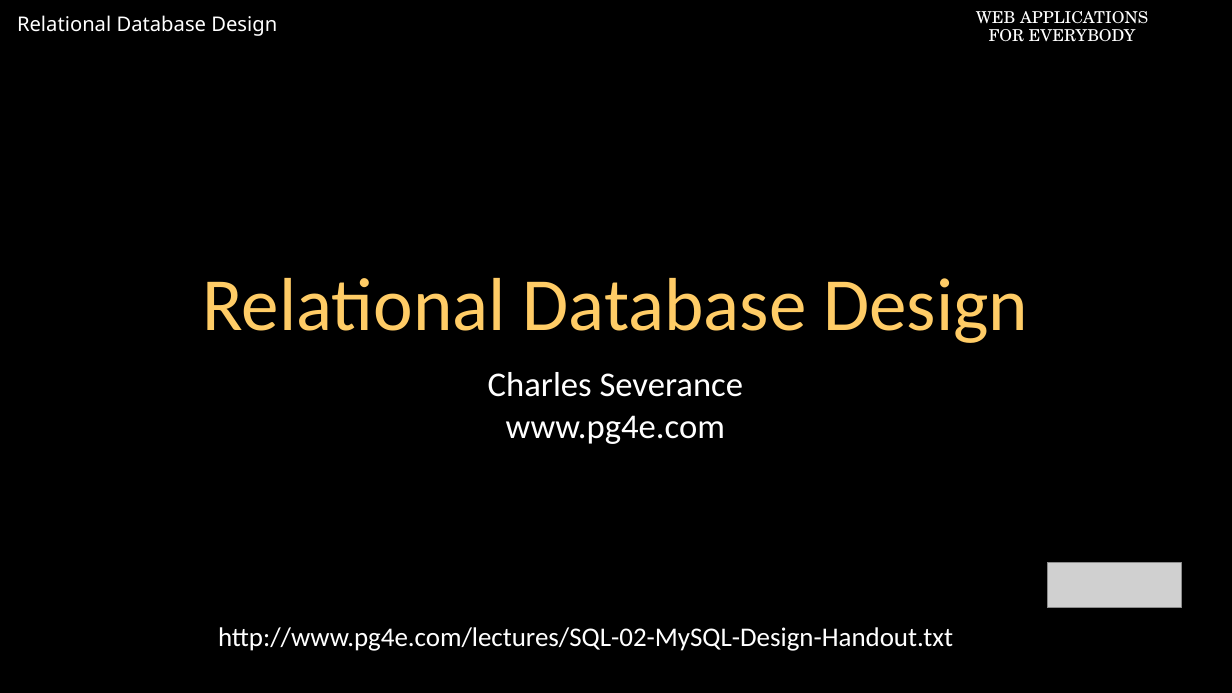
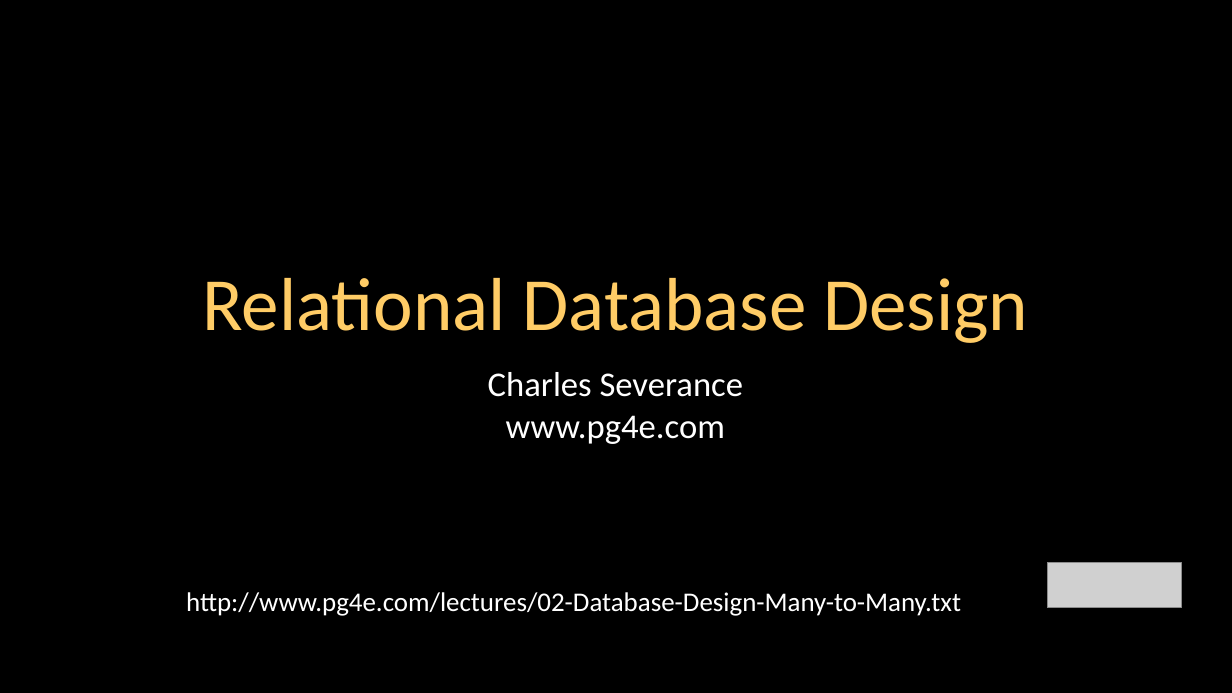
Before and after one commit to csev/pg4e, a slide deck: slide 1 of lectures/02-Database-Design-Many-to-Many.ppt. Drawn at 1232x693 pixels with LibreOffice and Linux fonts; fonts in the diff are those of the drawing; grey boxes stand for pictures; background and template pictures are left out. Boxes give left, top, right and bottom in pixels: in the first picture for what was removed or moved away, otherwise in the second. Text is boxed around its words. In the diff, an @@ line names an element or a change of style, - is before the commit and + after.

```diff
--- a/lectures/02-Database-Design-Many-to-Many.ppt
+++ b/lectures/02-Database-Design-Many-to-Many.ppt
@@ text removed at (17,15,277,36) @@
-Relational Database Design
@@ text removed at (976,11,1148,42) @@
-WEB APPLICATIONS
-FOR EVERYBODY
@@ text at (186,592,961,616): text changed @@
-http://www.pg4e.com/lectures/SQL-02-MySQL-Design-Handout.txt
+http://www.pg4e.com/lectures/02-Database-Design-Many-to-Many.txt
```
Also in this commit, not shown: 59 other slides changed.
